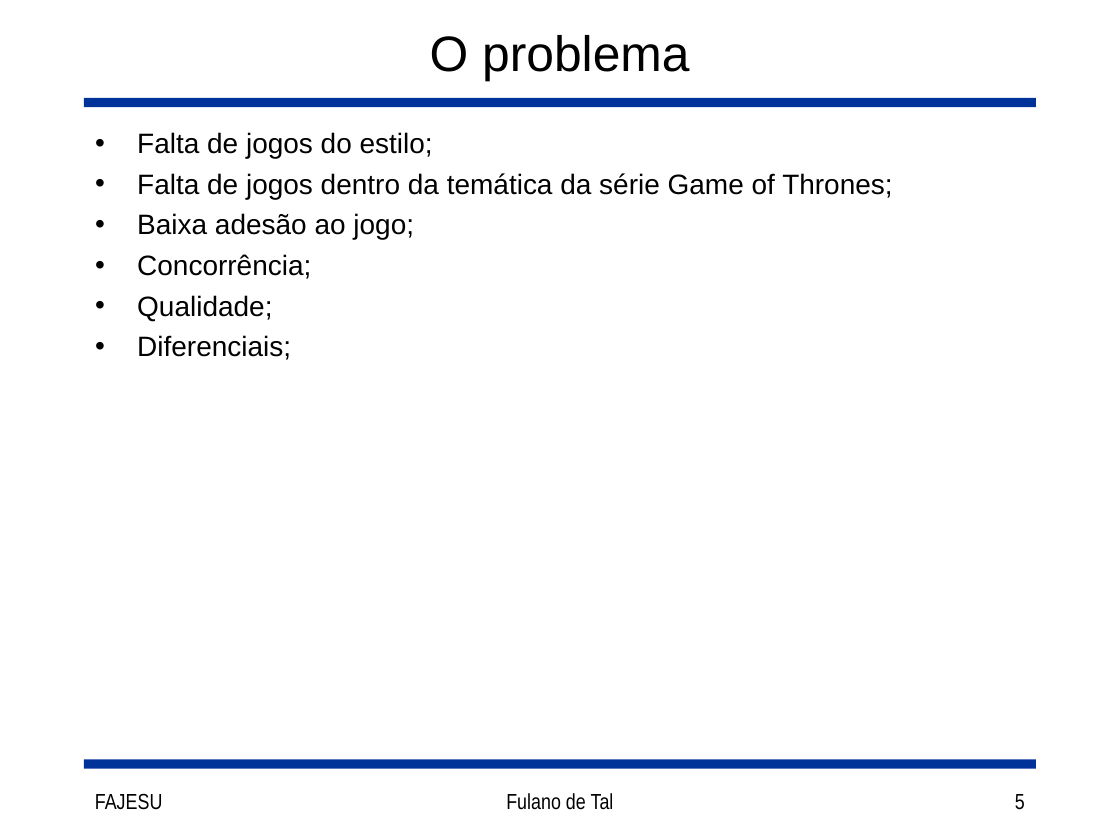
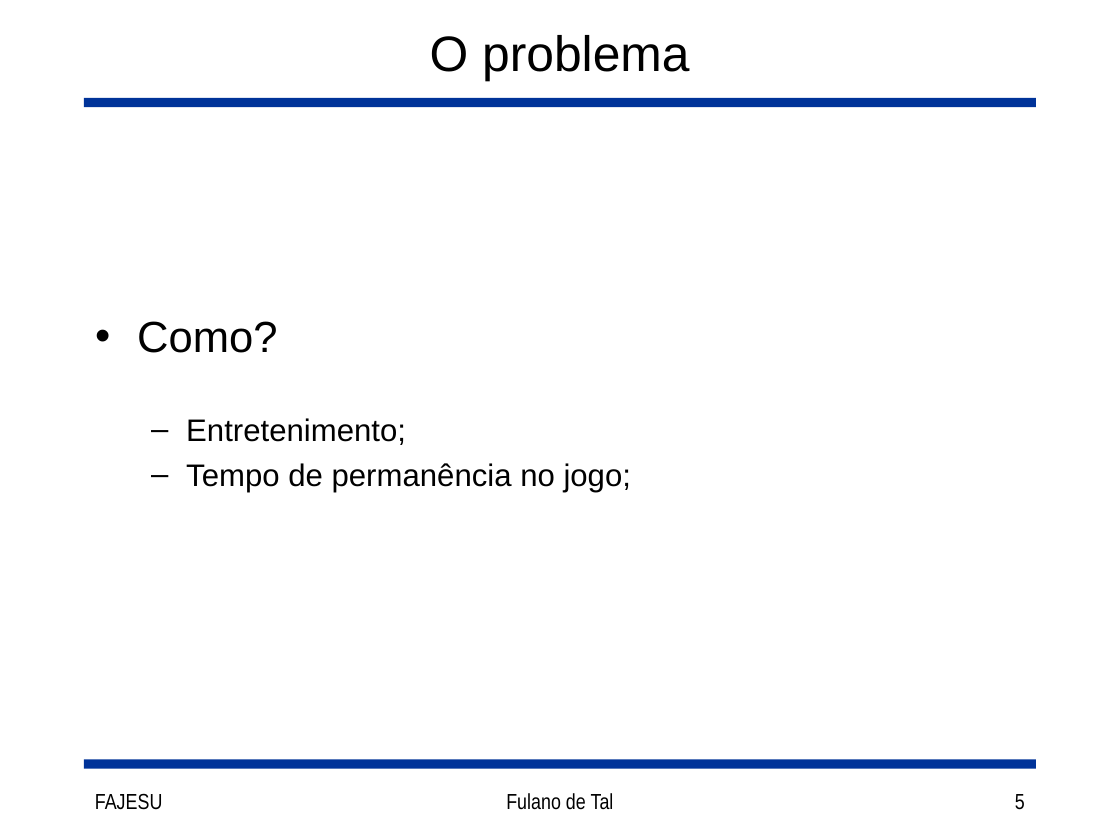
Before and after one commit to joaorocha/tcc-got-v1, a slide deck: slide 5 of docs/Slides.ppt. Drawn at 1120x840 pixels with LibreOffice and Linux fonts; fonts in the diff are those of the drawing. Boxes give left, top, right and bottom in pixels: in the first picture for what was removed or moved away, otherwise in the second. Text is boxed around its words. In the diff, an @@ line names an element or a change of style, - is before the commit and + after.

```diff
--- a/docs/Slides.ppt
+++ b/docs/Slides.ppt
@@ text at [137, 321, 631, 492]: text changed; size 18 to 20 pt @@
-• Falta de jogos do estilo;
-• Falta de jogos dentro da temática da série Game of Thrones;
-• Baixa adesão ao jogo;
-• Concorrência;
-• Qualidade;
-• Diferenciais;
+• Como?
+  – Entretenimento;
+  – Tempo de permanência no jogo;
```
Also in this commit, not shown: 9 other slides changed, 1 slide added, 1 other file.
